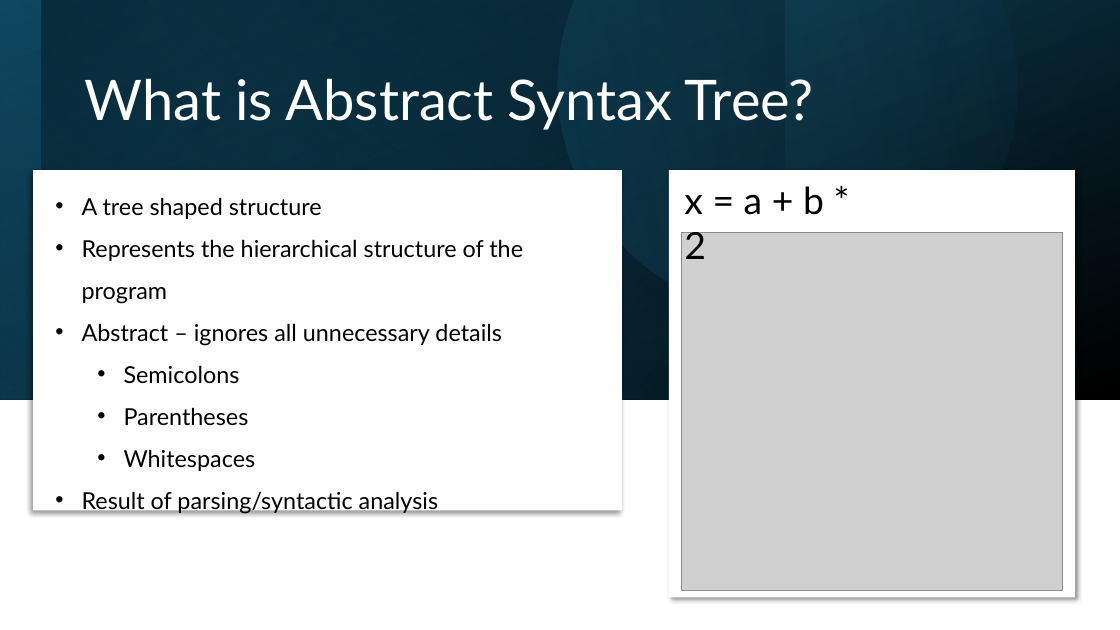
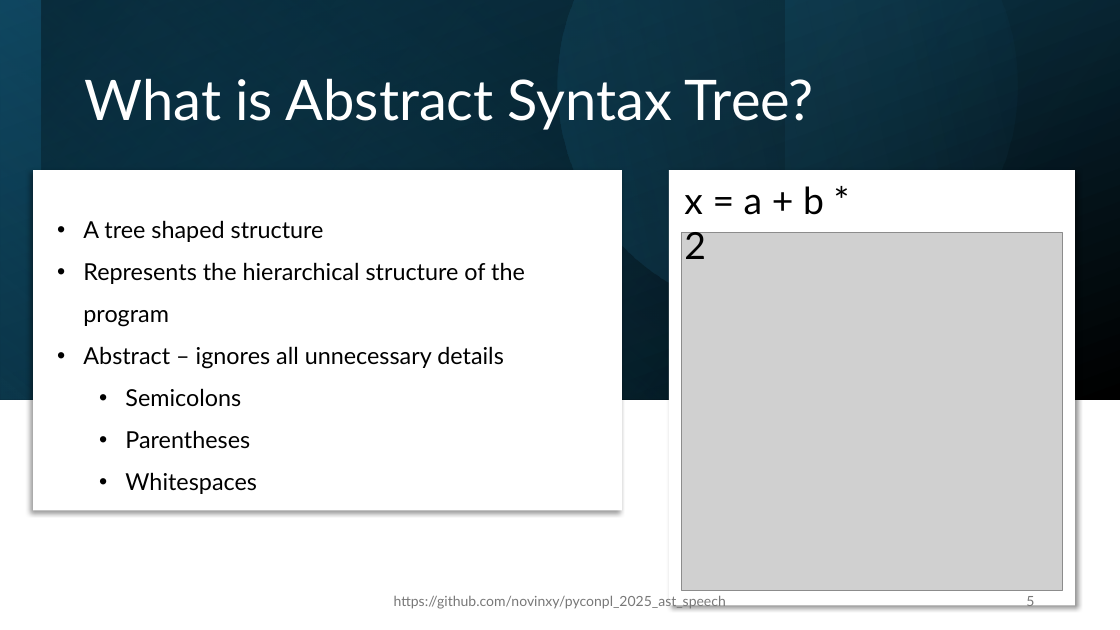
Before and after one commit to novinxy/pyconpl_2025_ast_speech, a slide deck: slide 5 of presentation.pptx. Drawn at 1120x630 pixels with LibreOffice and Linux fonts; fonts in the diff are those of the drawing; grey boxes stand for pictures. Boxes give left, top, right and bottom in pixels: in the first picture for what was removed or moved away, otherwise in the second. Text is boxed around its words. In the diff, an @@ line names an element or a change of style, - is before the commit and + after.

```diff
--- a/presentation.pptx
+++ b/presentation.pptx
@@ rectangle: place and size @@
-rectangle at (669, 171, 1075, 598)
+rectangle at (669, 171, 1075, 606)
@@ text "A tree shaped structure": place and size @@
-text "A tree shaped structure" at (82, 197, 523, 514)
+text "A tree shaped structure" at (83, 220, 525, 449)
@@ text at (82, 491, 438, 514): paragraph removed @@
-• Result of parsing/syntactic analysis
@@ text added at (394, 595, 726, 609), 12 pt, text #797979 @@
+https://github.com/novinxy/pyconpl_2025_ast_speech
@@ page number added at (1026, 596, 1034, 609), 12 pt, text #797979 @@
+5
```
Also in this commit, not shown: 11 other slides changed.
